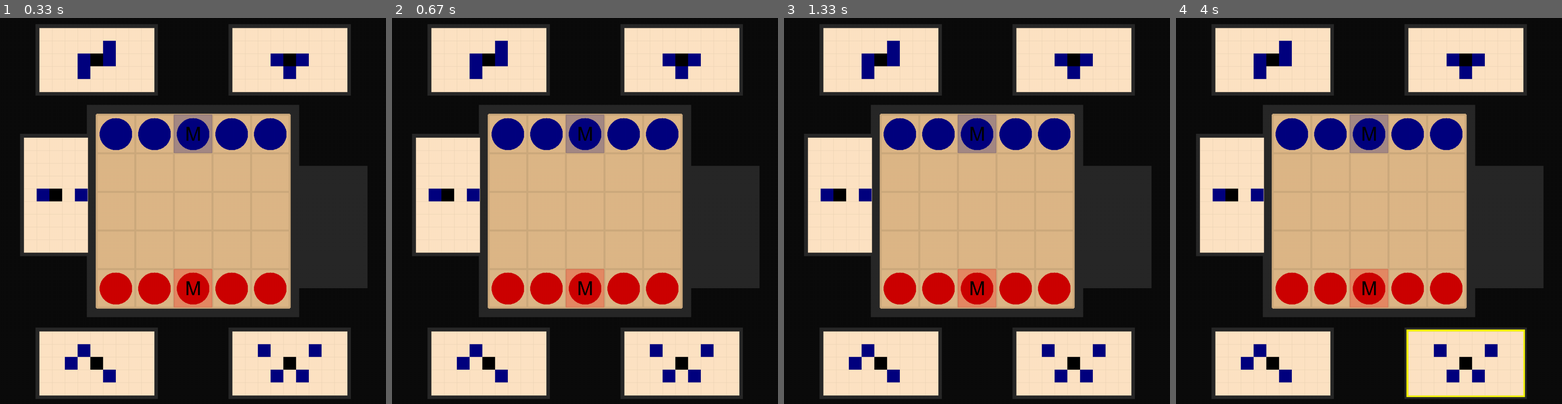
Above: before the commit, frames 1-4 (left to right).
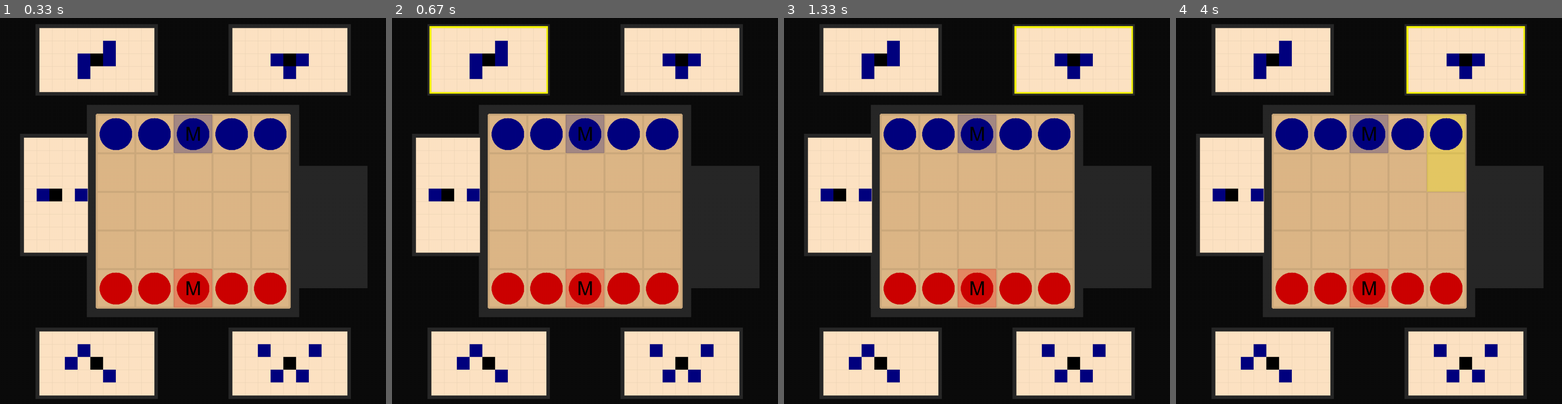
Above: after the commit, the same moments.

Repository: marioszap/onitamaEngine
Game: pygame game, started from pyGame.py
Same seed, same stepped clock (60 frames per second), same inputs: the game is played once before the commit and once after it.
Inputs (mouse positions are in pixels of both pictures, inside the frame that each line leads up to):
- Up to frame 1 (0.33 s): no input
- Up to frame 2 (0.67 s): press the mouse at (488, 60) at 0.37 s; move the mouse to (476, 180) at 0.47 s; release the mouse at (465, 299) at 0.6 s
- Up to frame 3 (1.33 s): press the mouse at (977, 211) at 0.7 s; move the mouse to (911, 164) at 0.8 s; release the mouse at (845, 118) at 0.93 s; press the mouse at (1073, 60) at 1.1 s; move the mouse to (1096, 207) at 1.2 s; move the mouse to (1123, 357) at 1.3 s
- Up to frame 4 (4 s): release the mouse at (1515, 357) at 1.33 s; click (1314, 129) at 1.6 s; press the mouse at (1272, 60) at 1.9 s; move the mouse to (1249, 129) at 2 s; release the mouse at (1226, 199) at 2.13 s; press the mouse at (1465, 60) at 2.3 s; move the mouse to (1488, 60) at 2.4 s; release the mouse at (1511, 64) at 2.53 s; press the mouse at (1272, 60) at 2.7 s; move the mouse to (1311, 64) at 2.8 s; release the mouse at (1349, 68) at 2.93 s; press the mouse at (1465, 60) at 3.1 s; move the mouse to (1399, 153) at 3.2 s; move the mouse to (1334, 249) at 3.3 s; release the mouse at (1334, 249) at 3.33 s; press the mouse at (1465, 60) at 3.5 s; move the mouse to (1430, 122) at 3.6 s; release the mouse at (1399, 187) at 3.73 s; press the mouse at (1446, 172) at 3.9 s

Frame 1 is identical in both runs. In frame 2, 0.5% of the frame differs, in the area x 9-41%, y 2-20%; in frame 3, 0.5%; in frame 4, 2.4%, in the area x 59-91%, y 2-99%.

Commit message:
player turns done. Now card rotation remains to be implemented

Diff:
--- a/engine.py
+++ b/engine.py
@@ -51,8 +51,6 @@
         self.stPoint = stPoint
         self.clicked = False
         self.active = False #Is this card in hand of the player whose turn it is?
-        self.isUsed = False
-
 
     def mirrorCoord(self, coord) -> None:
         for i in range(len(self.moves)):
@@ -81,7 +79,7 @@
                 if pygame.mouse.get_pressed()[0]:
                     self.clicked = True
                     otherCardInHand.clicked = False
-                    return self.moves
+                    return self
 
             if self.clicked:
                 drawTransparentRect(screen, cardHighlightColor, self.stPoint[0]-offset/2, self.stPoint[1]-offset/2, self.cardL+offset, self.cardH+offset, 250)
@@ -142,23 +140,22 @@
         return cards
 
 
-    def playerTurn(self):
-        self.plays = True
-        for card in self.cards:
-            card.active = True
-
-    def endTurn(self):
-        for Card in self.cards:
-            Card.active = False
-
     def sendCard(self, card, cardOut):
         idx = self.cards.index(card)
         self.cards[idx] = cardOut
         return card
 
 
+    def unclickCards(self):
+        for card in self.cards:
+            card.clicked = False
+
+    def sendCardUsed(self, card):
+        print(card.name)
+
+
 class GameState():
-    def __init__(self, n: int, cardsInGame, stW = (SCREEN_WIDTH-BOARD_HEIGHT)/2, stH = (SCREEN_HEIGHT-BOARD_HEIGHT)/2, colors=COLORS) -> None:
+    def __init__(self, n: int, cardsInGame, colors=COLORS, stW = (SCREEN_WIDTH-BOARD_HEIGHT)/2, stH = (SCREEN_HEIGHT-BOARD_HEIGHT)/2) -> None:
         """
         :n:is an odd integer larger than one
         :return:None
@@ -178,7 +175,8 @@
         #self.cardOut =
         for i in range(len(self.players)):
             self.players[i] = Player(1-i, cardsInGame, f'p{i+1}', colors[i])
-        self.firstPlayer = self.players[random.randint(0,1)]
+        self.firstPlayerIdx = random.randint(0,1)
+        self.firstPlayer = self.players[self.firstPlayerIdx]
 
         for el in cardsInGame:
             if self.firstPlayer.userView:
@@ -221,7 +219,7 @@
                                                         - card.cardL, card.cardH+2*smallOffset, card.cardL+2*smallOffset))
 
 
-    def highlightSquares(self, screen, card, player) -> None:
+    def highlightSquares(self, screen, card, playerName: str) -> bool:
         mousePosition = pygame.mouse.get_pos()
         squareHovered = [None] * 2
         sqHighlightColor = 'yellow'
@@ -229,7 +227,7 @@
         squareHovered[0] = int((mousePosition[1] - self.stH) / SQ_SIZE)
 
         if self.clickArea.collidepoint(mousePosition):
-            if (not self.board[squareHovered[0]][squareHovered[1]] == '--') and self.board[squareHovered[0]][squareHovered[1]][:2] == player:
+            if (self.board[squareHovered[0]][squareHovered[1]] != '--') and (self.board[squareHovered[0]][squareHovered[1]][:2] == playerName):
                 if pygame.mouse.get_pressed()[0]:
                     if self.clicked:
                         self.clicked = False
@@ -239,16 +237,17 @@
                     squareClicked = squareHovered
         if self.clicked:
             drawTransparentRect(screen, sqHighlightColor, (squareClicked[1]) * SQ_SIZE + self.stW, (squareClicked[0]) * SQ_SIZE + self.stH, SQ_SIZE, SQ_SIZE, 64)
-            for i in range(len(card)):
+            for i in range(len(card.moves)):
                 try:
-                    sqToMove = [(squareClicked[1] + card[i][0]), (squareClicked[0] + card[i][1])]
-                    sqToMoveCoords = [(squareClicked[1] + card[i][0]) * SQ_SIZE + self.stW, (squareClicked[0] + card[i][1]) * SQ_SIZE + self.stH]
+                    sqToMove = [(squareClicked[1] + card.moves[i][0]), (squareClicked[0] + card.moves[i][1])]
+                    sqToMoveCoords = [(squareClicked[1] + card.moves[i][0]) * SQ_SIZE + self.stW, (squareClicked[0] + card.moves[i][1]) * SQ_SIZE + self.stH]
                     if self.clickArea.collidepoint((sqToMoveCoords[0], sqToMoveCoords[1])) \
                     and self.board[squareClicked[0]][squareClicked[1]][:2] != self.board[sqToMove[1]][sqToMove[0]][:2]:
                         drawTransparentRect(screen, sqHighlightColor, sqToMoveCoords[0], sqToMoveCoords[1], SQ_SIZE, SQ_SIZE, 64)
                         if pygame.Rect(sqToMoveCoords[0], sqToMoveCoords[1], SQ_SIZE, SQ_SIZE).collidepoint(mousePosition) and pygame.mouse.get_pressed()[0]:
-                            self.movePawn(squareClicked, [squareClicked[0] + card[i][1], squareClicked[1] + card[i][0]])
+                            self.movePawn(squareClicked, [squareClicked[0] + card.moves[i][1], squareClicked[1] + card.moves[i][0]])
                             self.clicked = False
+                            return True
                 except:
                     ...
 
@@ -262,3 +261,12 @@
         except:
             pass
         self.board[endSquare[0]][endSquare[1]] = pawnName
+
+
+    def playerTurn(self, playerToPlayIndex: int) -> None:
+        self.players[playerToPlayIndex].plays = True
+        for card in self.players[playerToPlayIndex].cards:
+            card.active = True
+        self.players[(playerToPlayIndex + 1) % 2].plays = False
+        for card in self.players[(playerToPlayIndex + 1) % 2].cards:
+            card.active = False
--- a/pyGame.py
+++ b/pyGame.py
@@ -7,7 +7,7 @@
 
 MAX_FPS = 10
 IMAGES = {}
-movesToPlay =[]
+cardToPlay =[]
 
 
 def loadCards() -> dict[str]:
@@ -53,34 +53,46 @@
     game = GameState(n, cardsInGame)
     loadImages()
     running = True
+    turnFinished = False
 
-
-    game.players[1].playerTurn()
+    activePlayerIndex = game.firstPlayerIdx
+    game.playerTurn(activePlayerIndex)
     print(game.cardOut.name)
     while running:
         for e in pygame.event.get():
             if e.type == pygame.QUIT:
                 running = False
 
+        turnFinished = False
         drawBackground(screen)
         game.drawBoard(screen)
         game.drawFirstCardOut()
 
-        for player in game.players:
-            #player = players[1]
-            for i in range(len(player.cards)):
-                x = player.cards[i].draw(screen, player.cards[1-i])
-                if not x is None:
-                    global movesToPlay
-                    movesToPlay = x
+        player = game.players[activePlayerIndex]
+        inactivePlayer = game.players[(activePlayerIndex + 1) % 2]
+        for i in range(len(player.cards)):
+            x = player.cards[i].draw(screen, player.cards[1-i])
+            inactivePlayer.cards[i].draw(screen, player.cards[1-i])
+            if not x is None:
+                global cardToPlay
+                cardToPlay = x
 
-        if not movesToPlay is None:
-            #print(movesToPlay)
-            game.highlightSquares(screen, movesToPlay, player.name)
+        if not cardToPlay is None:
+            turnFinished = game.highlightSquares(screen, cardToPlay, player.name)
+            #cardUsed =
         drawPawns(screen, game.board, (SCREEN_WIDTH-BOARD_HEIGHT)/2, (SCREEN_HEIGHT-BOARD_HEIGHT)/2)
 
+        if turnFinished:
+            activePlayerIndex = (activePlayerIndex + 1) % 2
+            game.playerTurn(activePlayerIndex)
+            player.unclickCards()
+            player.sendCardUsed(cardToPlay)
+            cardToPlay = None
+
+            #player.receiveCard()
         clock.tick(MAX_FPS)
         pygame.display.flip()
 
+
 if __name__ == "__main__":
     engine()
